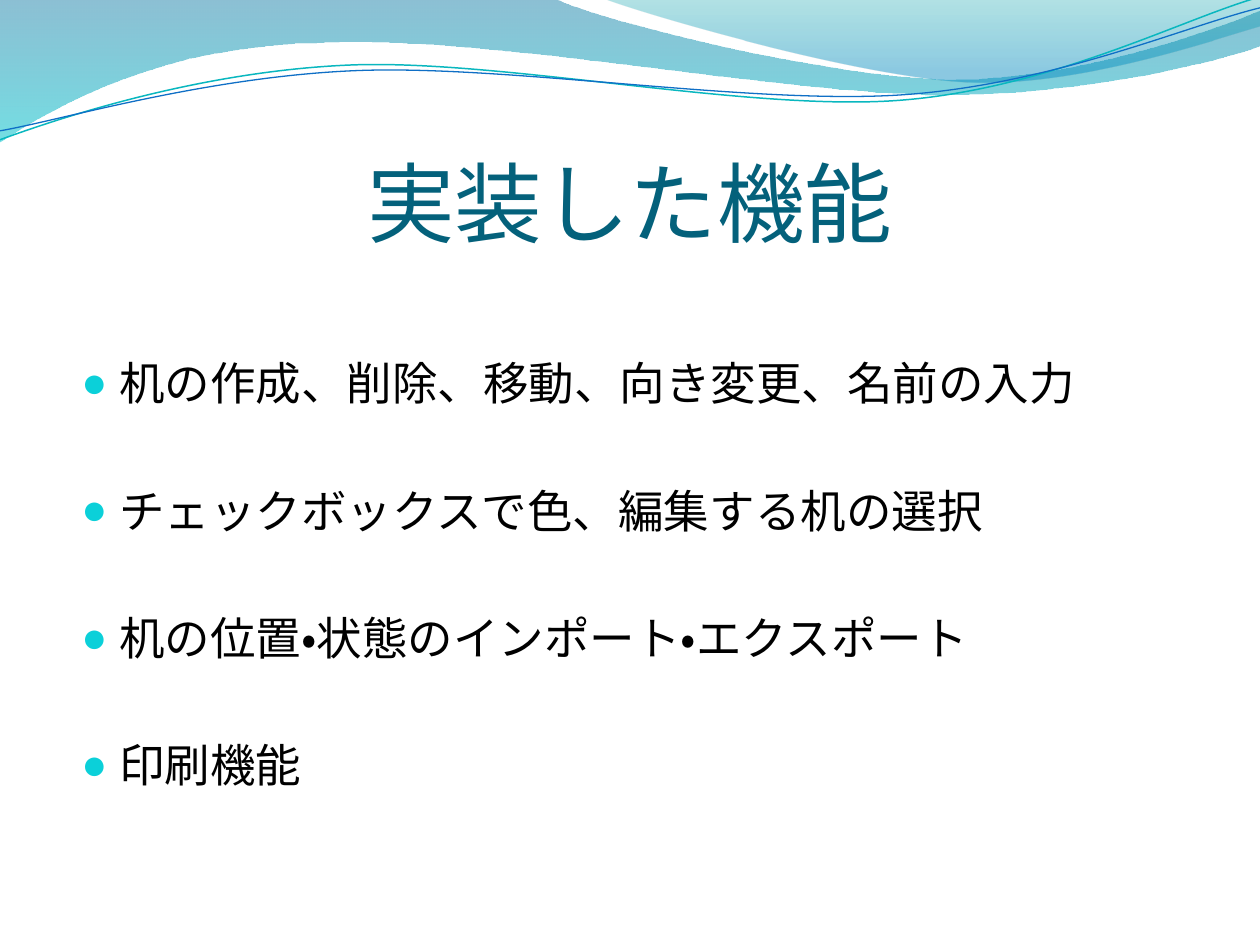
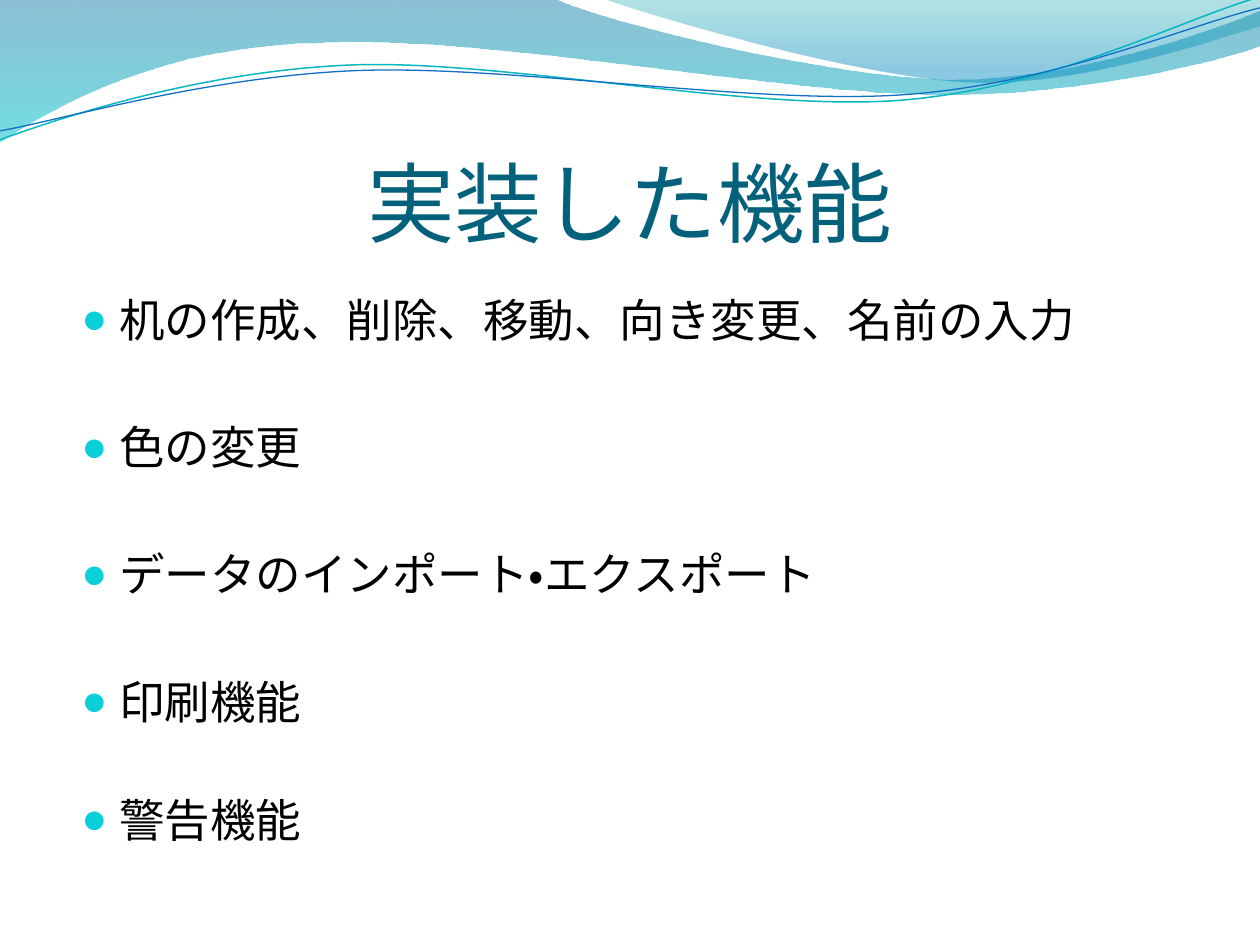
Before and after one commit to opu-yokotalab/learn-zaseki, a slide deck: slide 5 of インターン発表.pptx. Drawn at 1260x945 pixels with LibreOffice and Linux fonts; fonts in the diff are those of the drawing; background and template pictures are left out. Boxes give left, top, right and bottom in pixels: in the first picture for what was removed or moved away, otherwise in the second. Text is boxed around its words. In the diff, an @@ line names an element or a change of style, - is before the commit and + after.

```diff
--- a/インターン発表.pptx
+++ b/インターン発表.pptx
@@ text at (119,425,816,594): text changed @@
-● チェックボックスで色、編集する机の選択
-● 机の位置・状態のインポート・エクスポート
+● 色の変更
+● データのインポート・エクスポート
@@ text at (119,798,301,841): paragraph added @@
+● 警告機能
```
Also in this commit, not shown: 6 other slides changed.
